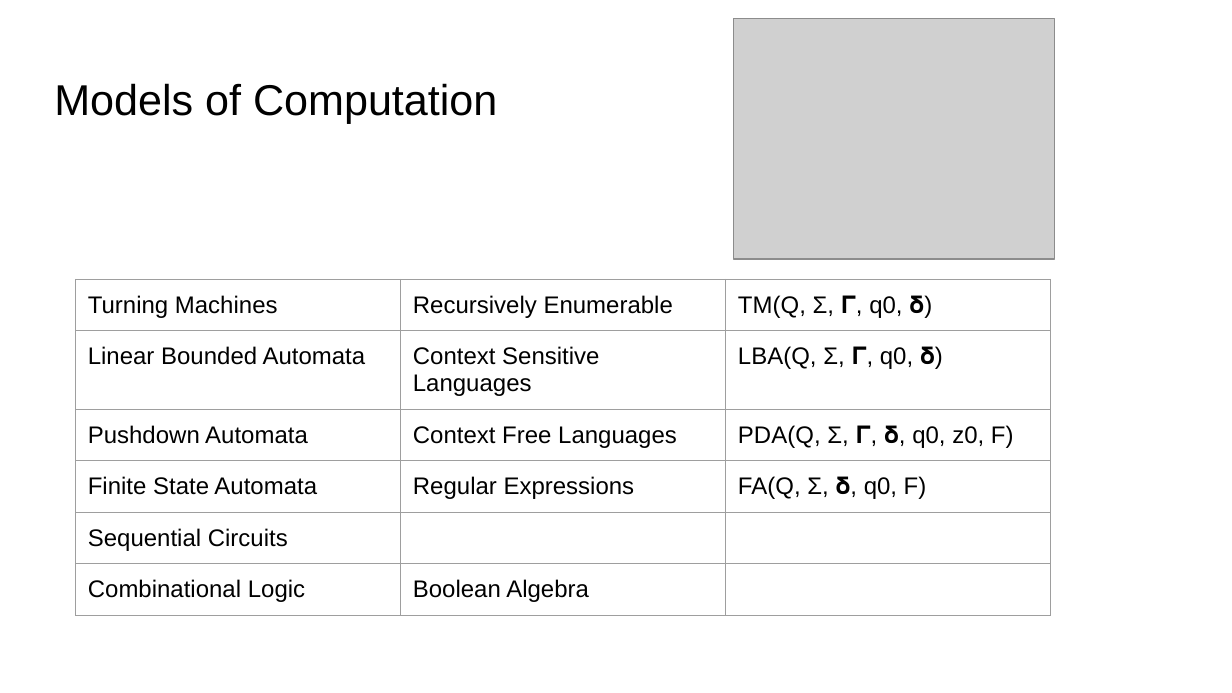
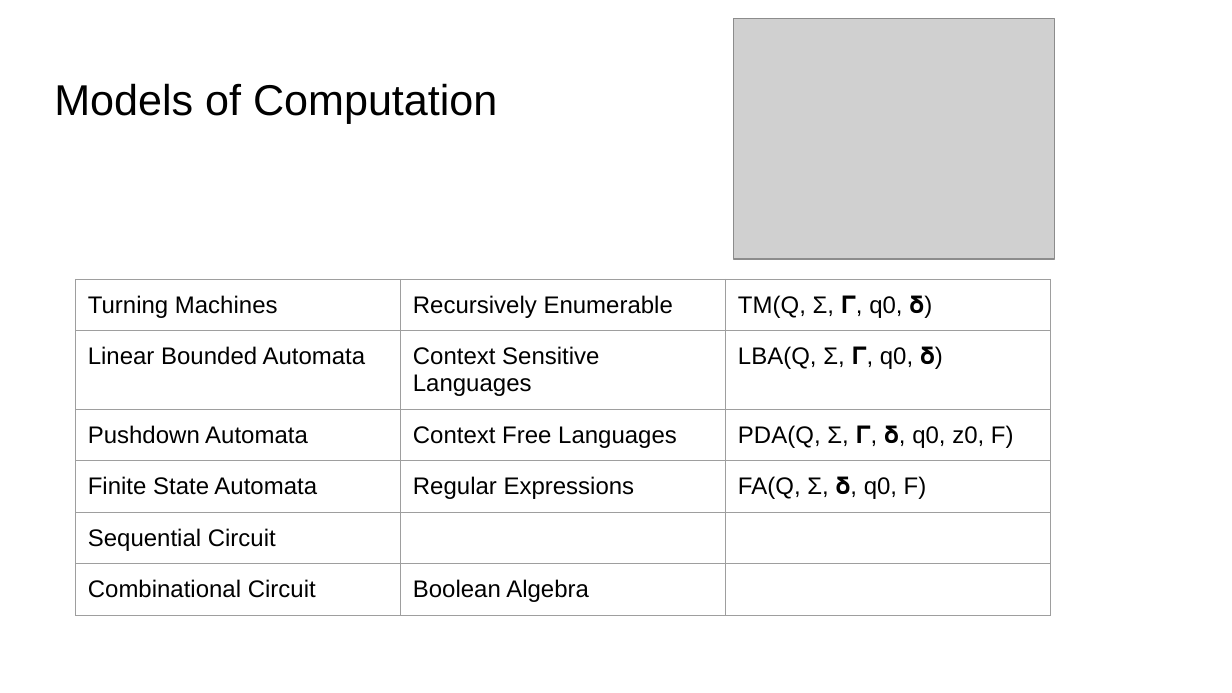
Before and after one commit to sgarcia0206/comp122-f23, a slide deck: slide 2 of digital-logic/slide_presentations/.hidden/Introduction_to_Digitial.pptx. Drawn at 1232x693 pixels with LibreOffice and Linux fonts; fonts in the diff are those of the drawing; grey boxes stand for pictures. Boxes give left, top, right and bottom in pixels: in the first picture for what was removed or moved away, otherwise in the second. Text is boxed around its words. In the diff, an @@ line names an element or a change of style, - is before the commit and + after.

Commit message:
updated

```diff
--- a/digital-logic/slide_presentations/.hidden/Introduction_to_Digitial.pptx
+++ b/digital-logic/slide_presentations/.hidden/Introduction_to_Digitial.pptx
@@ table at (75,280,1051,628) @@
-row 5, column 1: Sequential Circuits
+row 5, column 1: Sequential Circuit
-row 6, column 1: Combinational Logic
+row 6, column 1: Combinational Circuit
```
